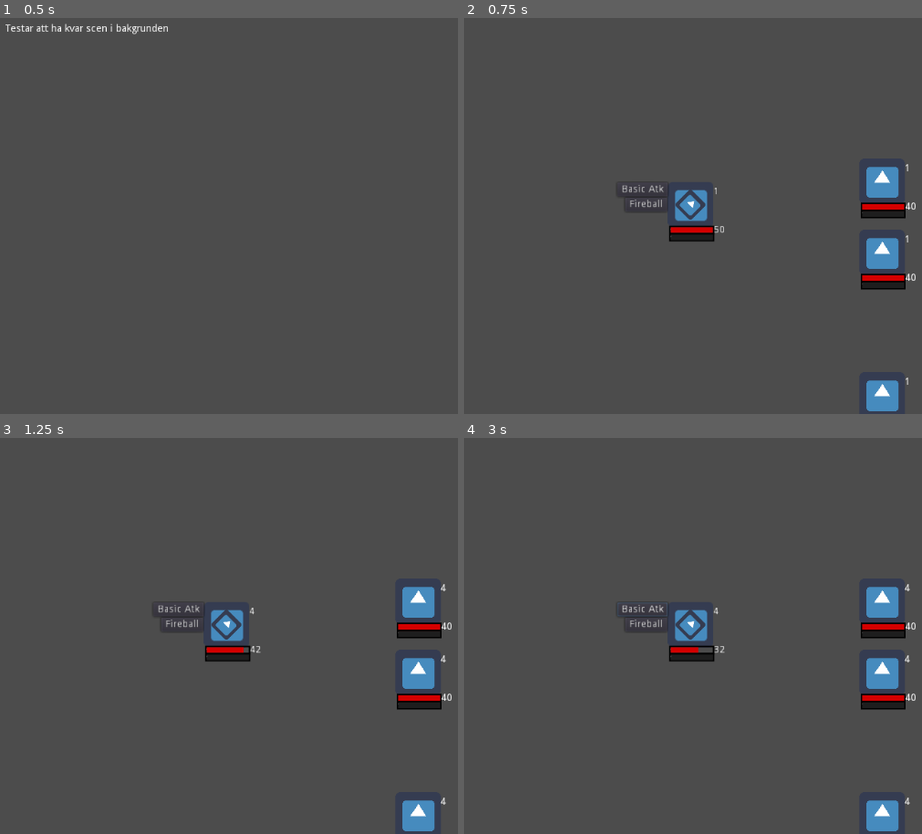
Above: before the commit, frames 1-4 (two rows, left to right).
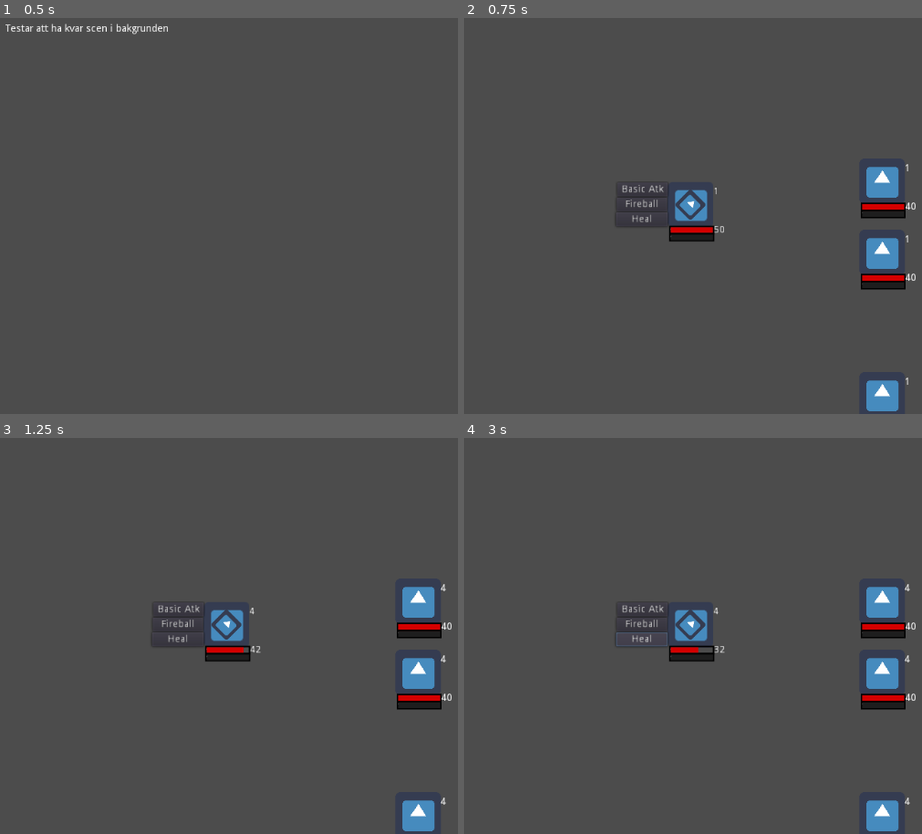
Above: after the commit, the same moments.

Repository: h19mili/Projekt_Fleorune.VM
Game: Godot game, scene res://Test_combat.tscn
The game is run twice, just before and just after one commit, with the same random seed, the same clock (stepped at 60 frames per second) and the same inputs. The engine's default icon, where the game draws it, is replaced by a stand-in: a white triangle on a blue panel in a dark square.
Inputs (mouse positions are in pixels of both pictures, inside the frame that each line leads up to):
- Up to frame 1 (0.5 s): no input
- Up to frame 2 (0.75 s): tap Enter (ui_accept) at 0.5 s; hold Right (ui_right) from 0.53 s (still down); tap A (ui_a) at 0.6 s
- Up to frame 3 (1.25 s): keep holding Right (ui_right); tap Enter (ui_accept) at 0.77 s
- Up to frame 4 (3 s): release Right (ui_right) at 1.25 s; click "Fireball" at 1.25 s; click "Basic Atk" at 2 s; click (642, 639) at 2.75 s, where only the run after the commit has a clickable "Heal"

Frame 1 is identical in both runs. In frame 2, 0.1% of the frame differs, in the area x 33-45%, y 45-53%; in frame 3, 0.1%; in frame 4, 0.2%, in the area x 33-45%, y 41-53%.

Commit message:
skill_heal

Diff:
--- a/Player karaktär/Healthbar.gd
+++ b/Player karaktär/Healthbar.gd
@@ -13,6 +13,9 @@
 	self.value = Max_HP.Current_HP
 	Text_health=str(value)
 	get_node("Healthnumber").set_text(Text_health)
+	if Max_HP.Current_HP > Max_HP.Max_HP:
+		Max_HP.Current_HP = Max_HP.Max_HP
+		print("Full HP")
 	pass
 
 
--- a/Player karaktär/Player.tscn
+++ b/Player karaktär/Player.tscn
@@ -90,18 +90,18 @@
 "_edit_use_anchors_": false
 }
 
-[node name="Button" type="Button" parent="."]
-margin_left = -92.4957
-margin_top = -9.96877
-margin_right = -33.4957
-margin_bottom = 10.0312
+[node name="Fireball" type="Button" parent="."]
+margin_left = -104.0
+margin_top = -10.0
+margin_right = -33.0
+margin_bottom = 10.0
 action_mode = 0
 text = "Fireball"
 __meta__ = {
 "_edit_use_anchors_": false
 }
 
-[node name="Button2" type="Button" parent="."]
+[node name="Attack" type="Button" parent="."]
 margin_left = -103.496
 margin_top = -31.3952
 margin_right = -32.4957
@@ -110,5 +110,16 @@
 __meta__ = {
 "_edit_use_anchors_": false
 }
-[connection signal="pressed" from="Button" to="." method="Fireball_Button"]
-[connection signal="pressed" from="Button2" to="." method="Basic_AtkButton"]
+
+[node name="Heal" type="Button" parent="."]
+margin_left = -105.0
+margin_top = 11.0
+margin_right = -32.0
+margin_bottom = 31.0
+text = "Heal"
+__meta__ = {
+"_edit_use_anchors_": false
+}
+[connection signal="pressed" from="Fireball" to="." method="Fireball_Button"]
+[connection signal="pressed" from="Attack" to="." method="Basic_AtkButton"]
+[connection signal="pressed" from="Heal" to="." method="Heal_pressed"]
--- a/Player.gd
+++ b/Player.gd
@@ -6,8 +6,9 @@
 onready var select_arrow = get_node("../../Arrow")
 # Called when the node enters the scene tree for the first time.
 func _ready():
-	get_node("Button").hide()
-	get_node("Button2").hide()
+	get_node("Fireball").hide()
+	get_node("Attack").hide()
+	get_node("Heal").hide()
 	pass # Replace with function body.
 
 
@@ -45,8 +46,9 @@
 		Mana.Current_mana -= 7
 		Mana._Manabar()
 		emit_signal("turn_done")
-		get_node("Button").hide()
-		get_node("Button2").hide()
+		get_node("Fireball").hide()
+		get_node("Attack").hide()
+		get_node("Heal").hide()
 	pass
 
 
@@ -55,11 +57,24 @@
 		Etarget = select_arrow.active_target
 		Etarget.Current_HP -= STR
 		emit_signal("turn_done")
-		get_node("Button2").hide()
-		get_node("Button").hide()
+		get_node("Fireball").hide()
+		get_node("Attack").hide()
+		get_node("Heal").hide()
 	pass
 
 func Show_button():
 	if selected == true:
-		get_node("Button").show()
-		get_node("Button2").show()
+		get_node("Fireball").show()
+		get_node("Attack").show()
+		get_node("Heal").show()
+
+
+func Heal_pressed():
+	if selected == true:
+		Etarget = select_arrow.active_target
+		Etarget.Current_HP += Magic
+		emit_signal("turn_done")
+		get_node("Fireball").hide()
+		get_node("Attack").hide()
+		get_node("Heal").hide()
+	pass
